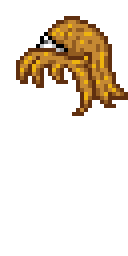
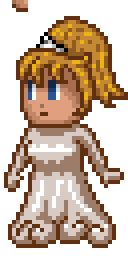
Layered file, before and after one edit (128x256). Changes by layer:
showed "Background" over [20, 68, 92, 128]
showed "body", painted on it over [4, 0, 124, 248]
